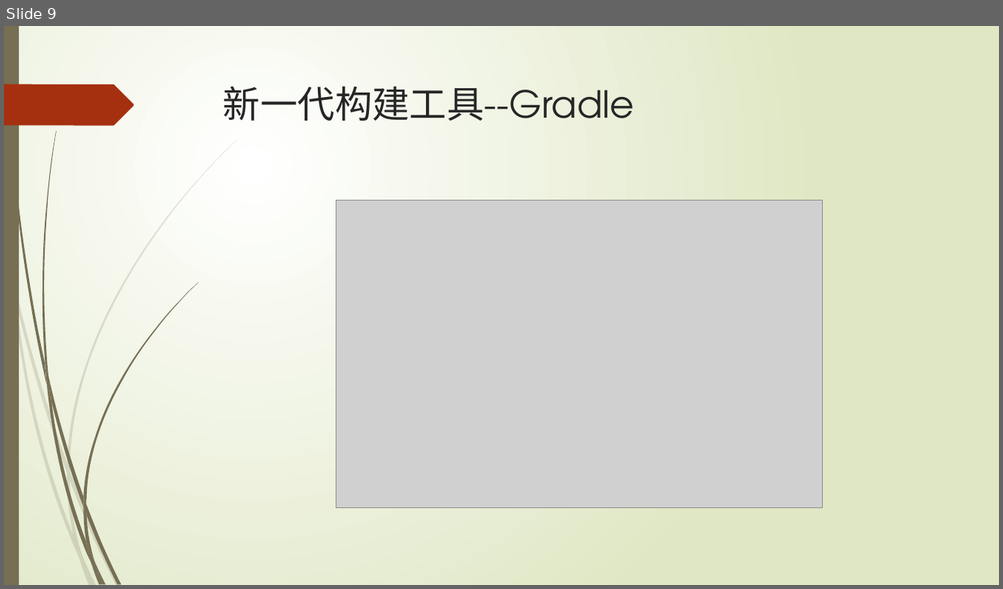
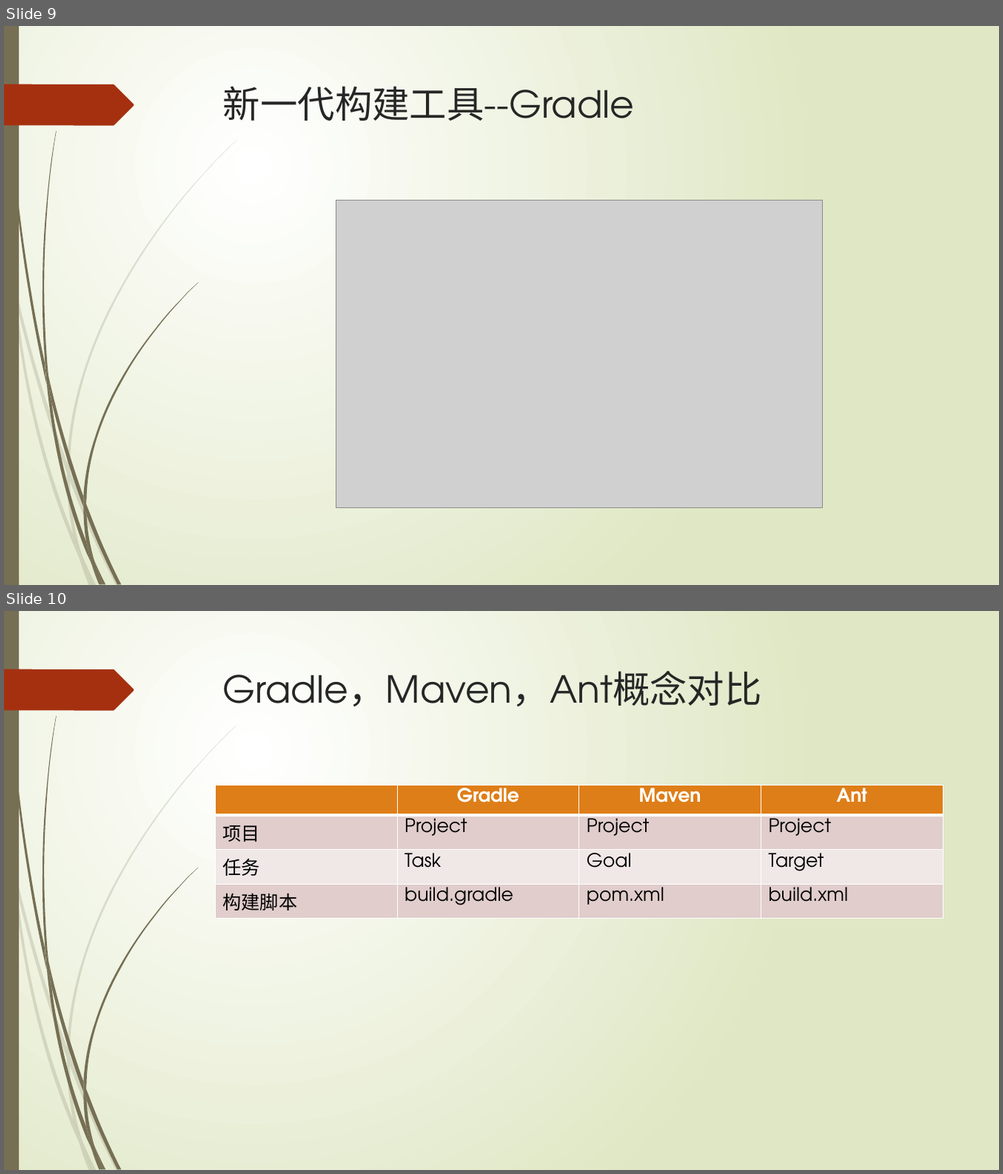
Before and after one commit to xljnc/gradle-springboot-plugin, a slide deck: doc/Gradle浅析.pptx. Shown one above the other, each under a label of ours: slide 9 before the commit, slides 9 and 10 after it. The pictures are 1003x589 and 1003x1174 pixels, drawn with LibreOffice and Linux fonts; fonts in the diff are those of the drawing; grey boxes stand for pictures. Boxes give left, top, right and bottom in pixels: in the first picture for what was removed or moved away, otherwise in the second. Text is boxed around its words. In the diff, an @@ line names an element or a change of style, - is before the commit and + after.

```diff
--- a/doc/Gradle浅析.pptx
+++ b/doc/Gradle浅析.pptx
@@ slide 10 added at [4, 611, 999, 1170], background gradient #FFFFFF to #DFE8C4; not listed: 24 template elements that a slide beside it also shows @@
@@ title added at [223, 671, 762, 706], 36 pt, text #262626 @@
+Gradle，Maven，Ant概念对比
@@ table added at [215, 785, 943, 914], 4 rows, 4 columns @@
+ | Gradle | Maven | Ant
+项目 | Project | Project | Project
+任务 | Task | Goal | Target
+构建脚本 | build.gradle | pom.xml | build.xml
```
Also in this commit, not shown: 2 other slides added.
